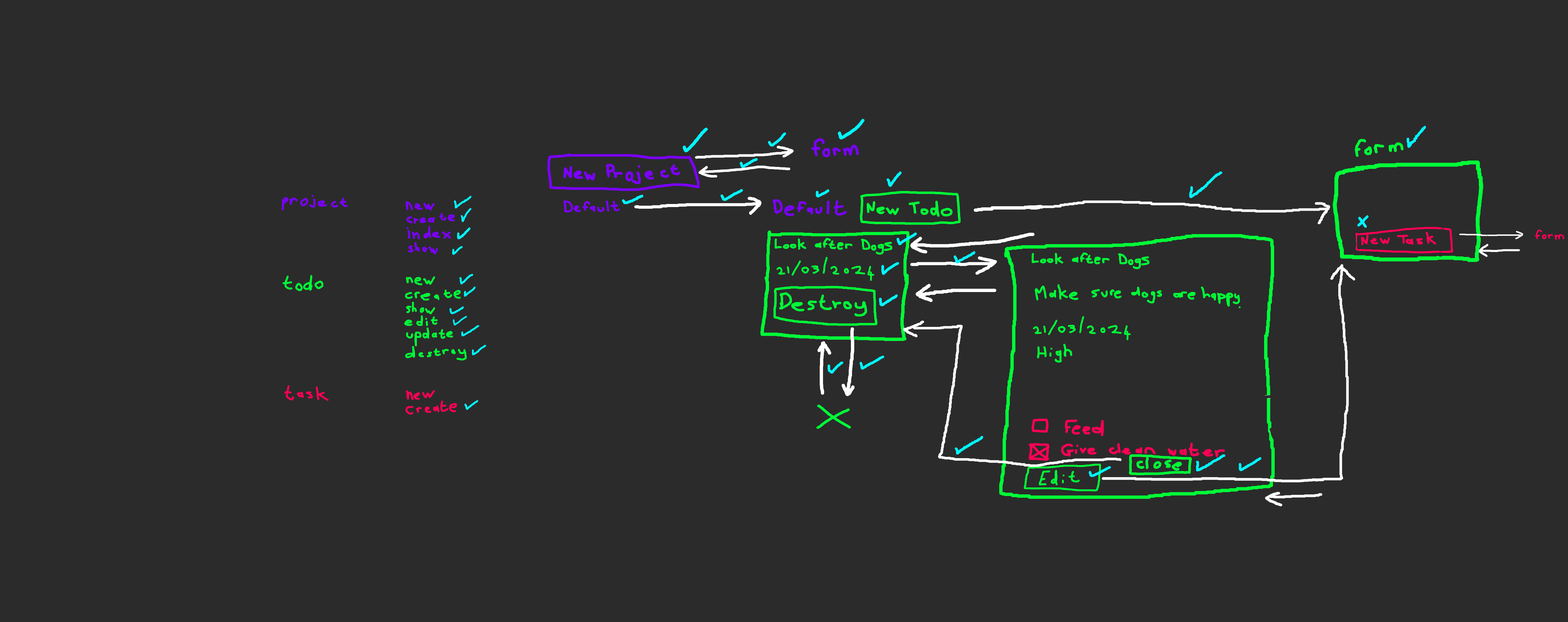
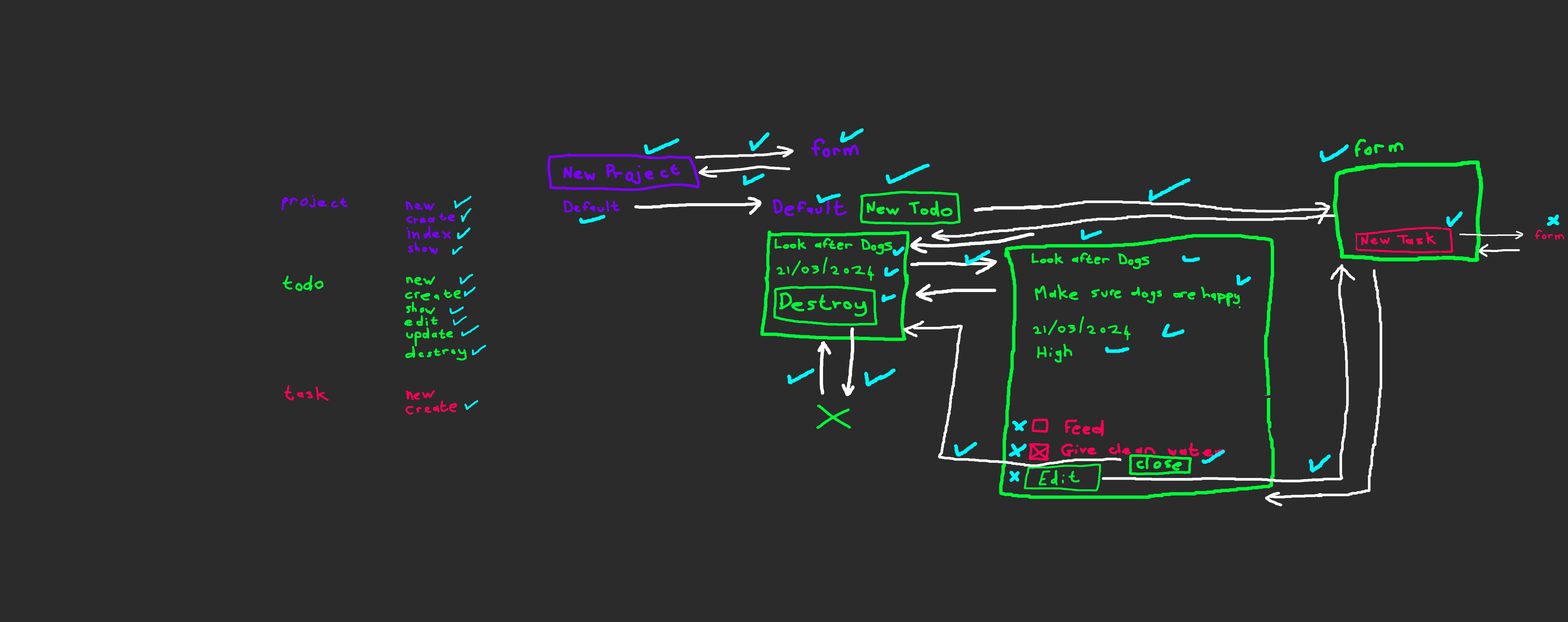
Comparing the layer stacks of the two w=1568, h=622 images. Changes:
painted on "Paint Layer 2" over 579, 118, 1560, 498
painted on "Paint Layer 1" over 579, 118, 1560, 498
